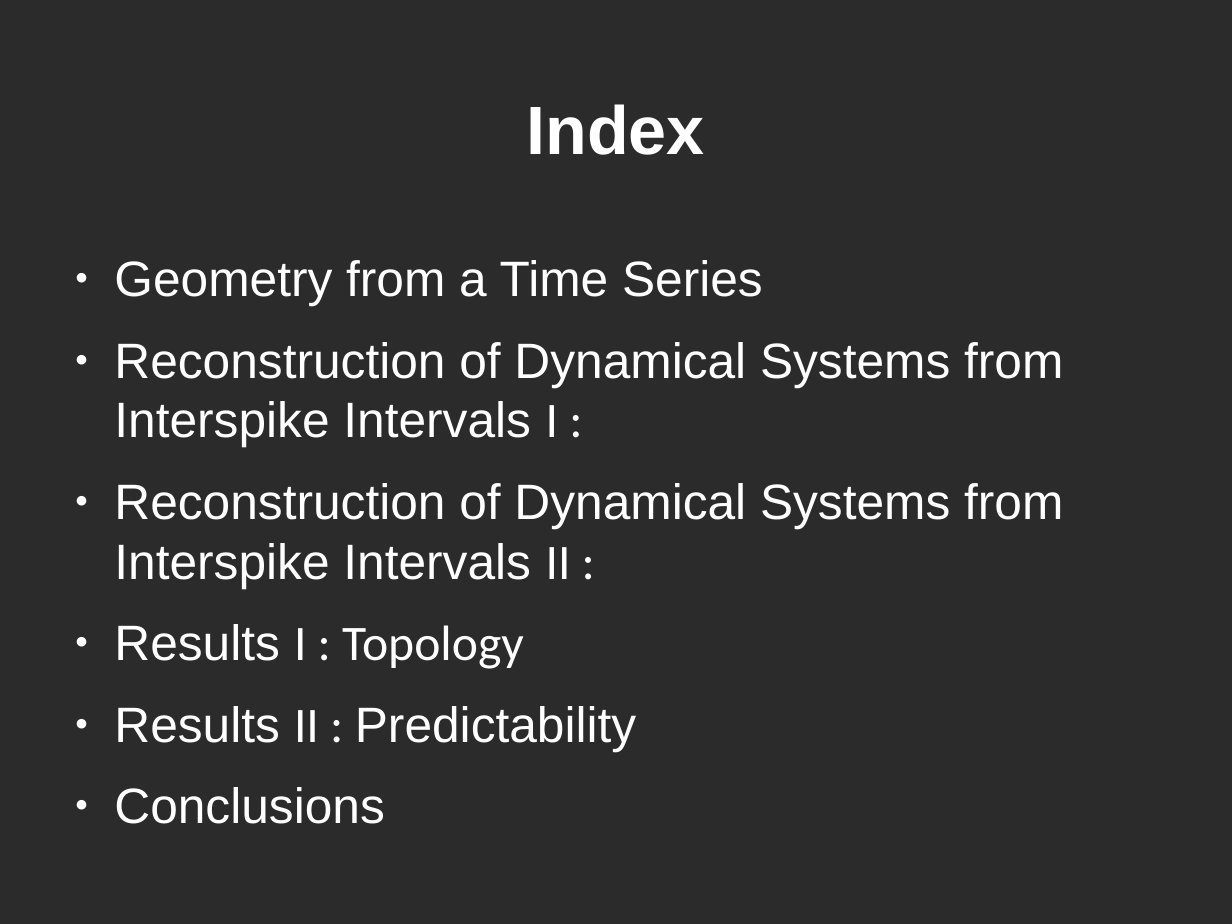
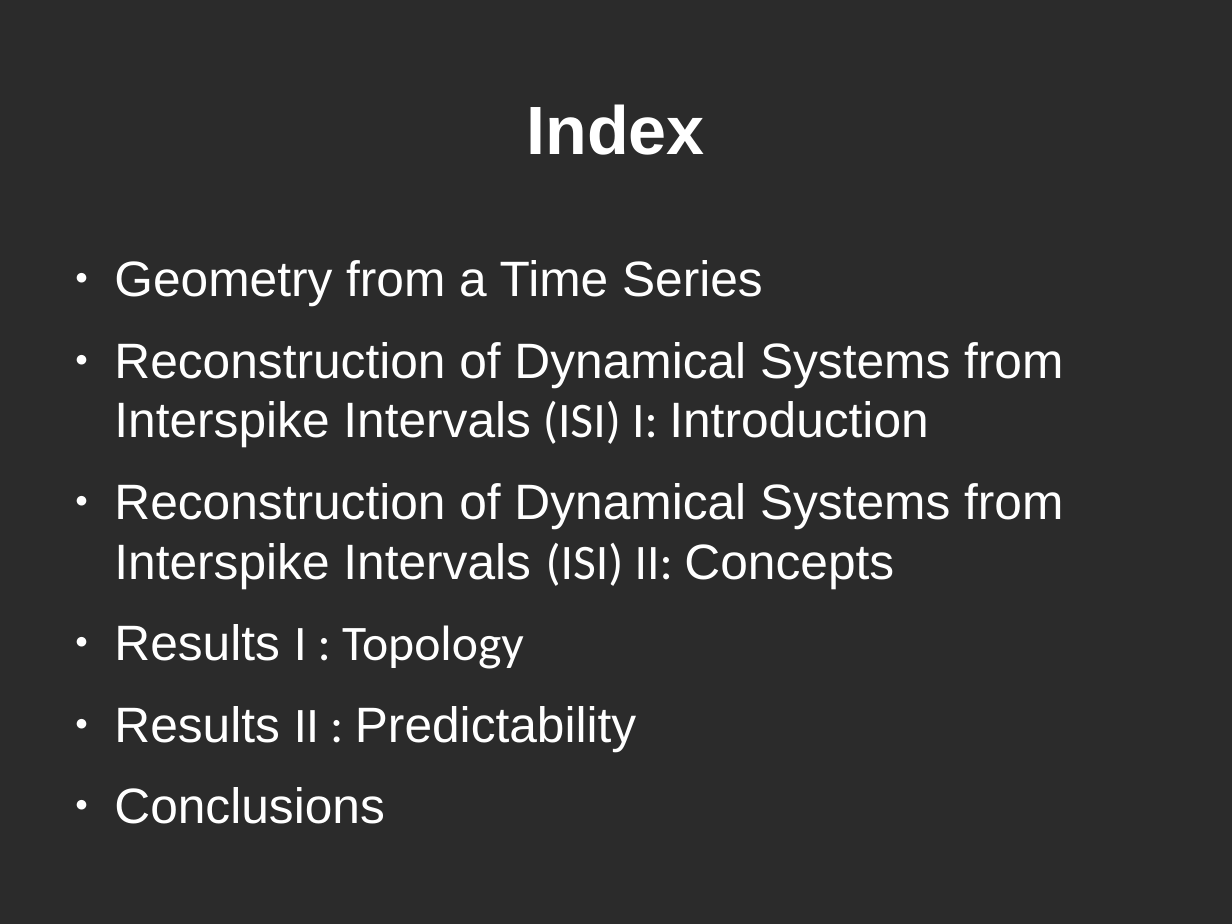
Before and after one commit to aarcascuerda/Reconstruction-of-dynamical-systems-from-ISIs, a slide deck: slide 2 of presentation/presentation.odp. Drawn at 1232x924 pixels with LibreOffice and Linux fonts; fonts in the diff are those of the drawing; background and template pictures are left out; a plain dark background stands for a picture behind light text. Boxes give left, top, right and bottom in pixels: in the first picture for what was removed or moved away, otherwise in the second. Text is boxed around its words. In the diff, an @@ line names an element or a change of style, - is before the commit and + after.

```diff
--- a/presentation/presentation.odp
+++ b/presentation/presentation.odp
@@ text at (114, 342, 1063, 588): text changed @@
-● Reconstruction of Dynamical Systems from Interspike Intervals I :
-● Reconstruction of Dynamical Systems from Interspike Intervals II :
+● Reconstruction of Dynamical Systems from Interspike Intervals (ISI) I: Introduction
+● Reconstruction of Dynamical Systems from Interspike Intervals (ISI) II: Concepts
```
Also in this commit, not shown: 3 other slides changed, 1 slide added, 2 slides removed, 2 other files.
